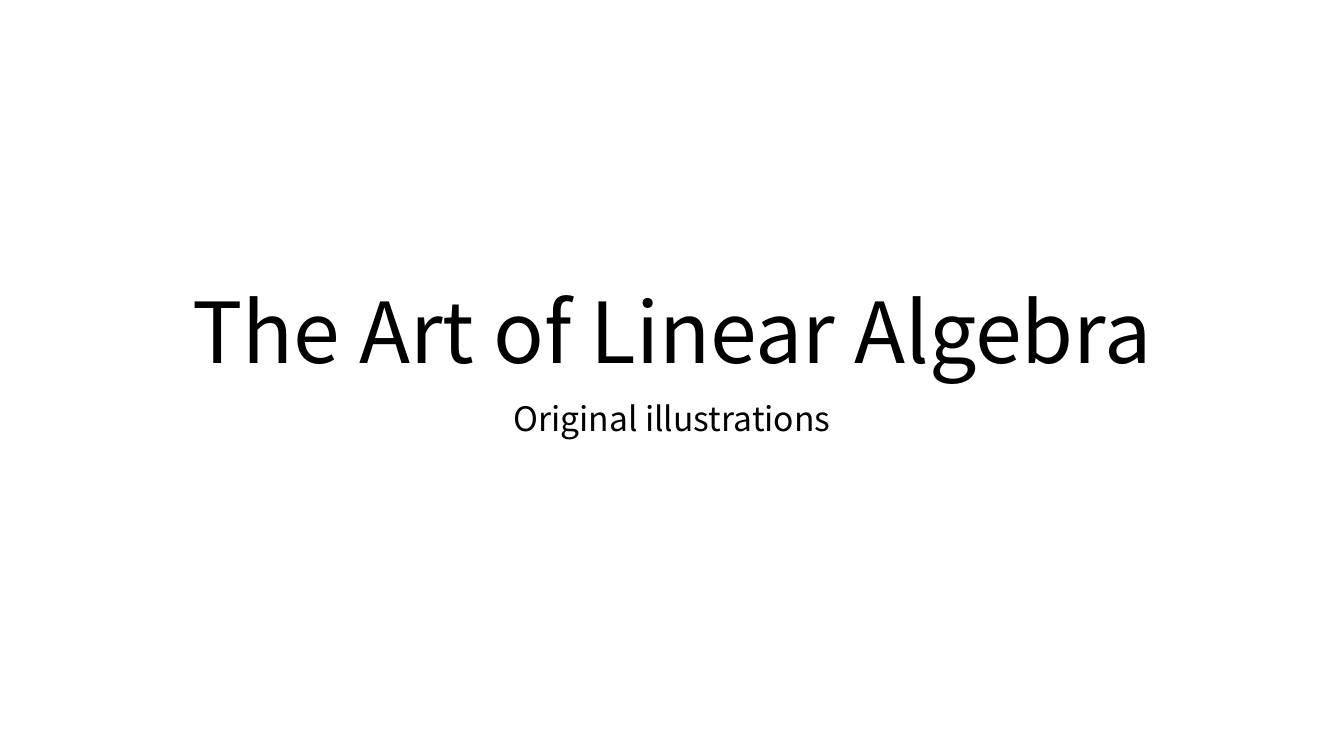
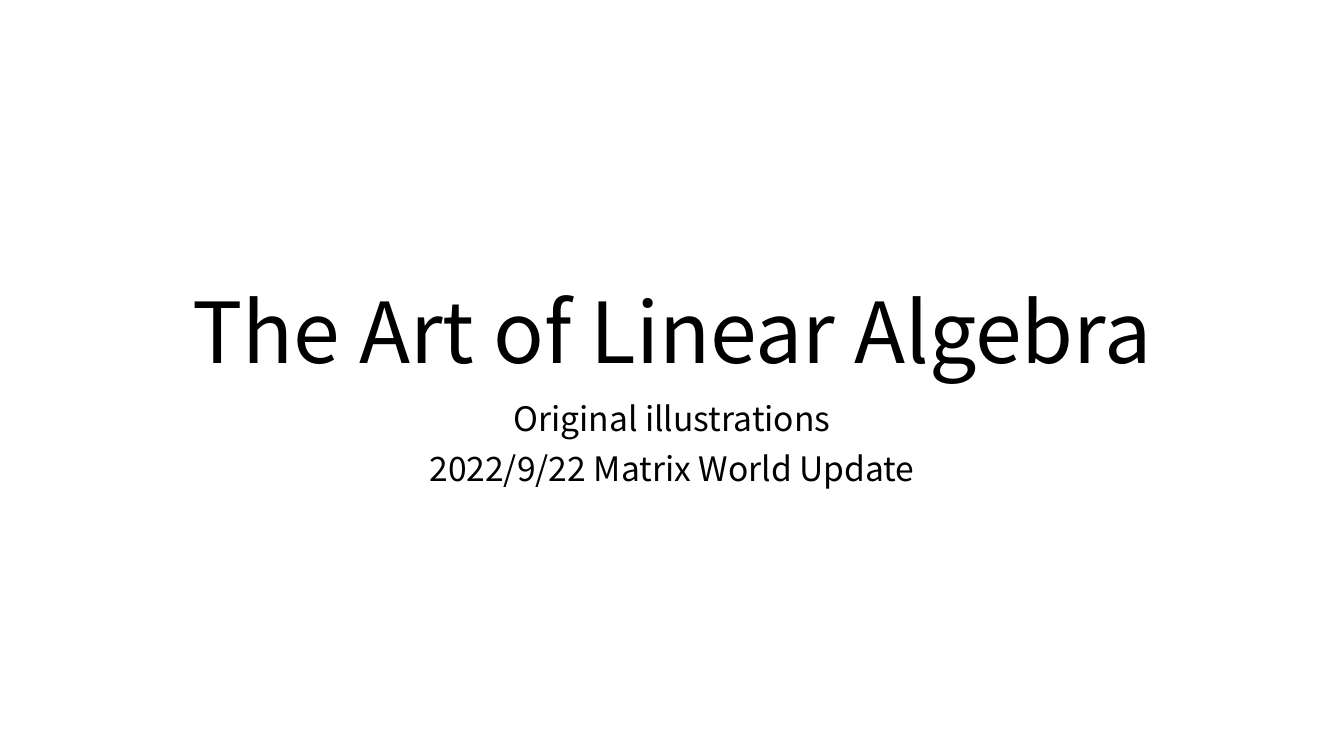
Before and after one commit to kenjihiranabe/The-Art-of-Linear-Algebra, a slide deck: slide 1 of Illustrations.pptx. Drawn at 1344x756 pixels with LibreOffice and Linux fonts; fonts in the diff are those of the drawing. Boxes give left, top, right and bottom in pixels: in the first picture for what was removed or moved away, otherwise in the second. Text is boxed around its words. In the diff, an @@ line names an element or a change of style, - is before the commit and + after.

Commit message:
New Matrix World

```diff
--- a/Illustrations.pptx
+++ b/Illustrations.pptx
@@ subtitle at <box>429,454,914,489</box>: paragraph added @@
+2022/9/22 Matrix World Update
```
Also in this commit, not shown: 1 other slide changed, 53 other files.
